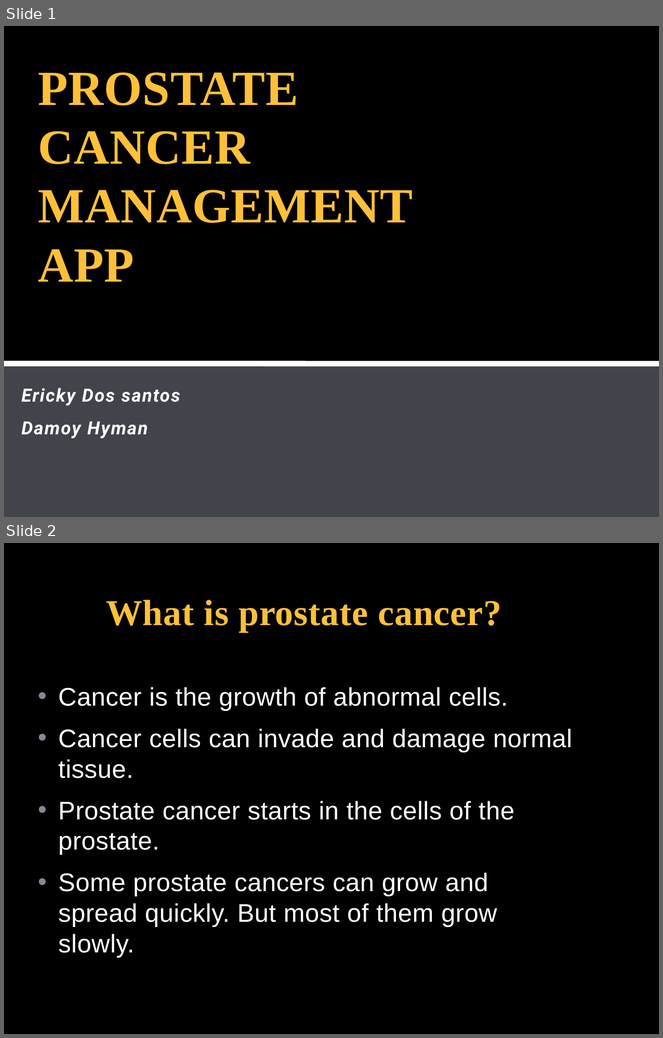
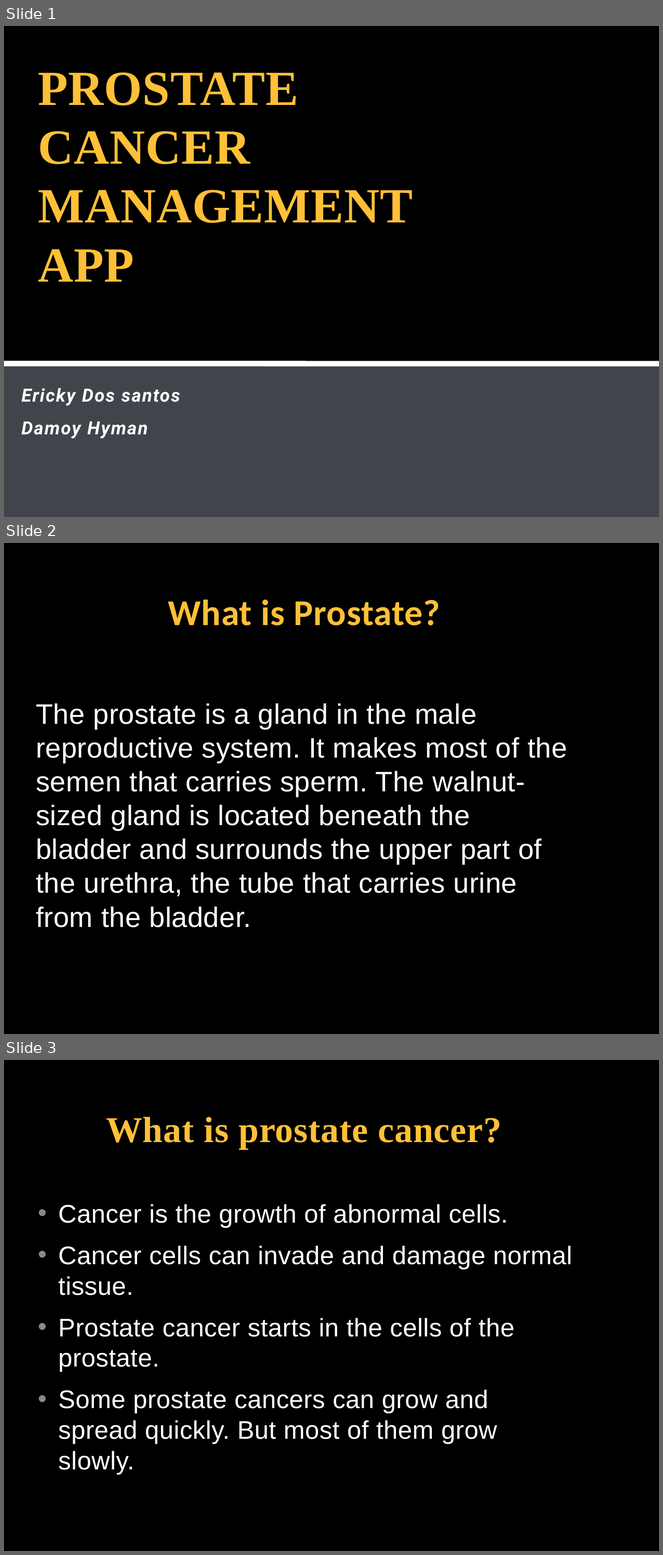
Before and after one commit to FAUMobileWeb/Prostate-Cancer-Management, a slide deck: Presentation-and-Report/Presentation/PROSTATE CANCER MANAGEMENT APP.pptx. Shown one above the other, each under a label of ours: slides 1 and 2 before the commit, slides 1, 2 and 3 after it. The pictures are 663x1038 and 663x1555 pixels, drawn with LibreOffice and Linux fonts; fonts in the diff are those of the drawing; background and template pictures are left out. Boxes give left, top, right and bottom in pixels: in the first picture for what was removed or moved away, otherwise in the second. Text is boxed around its words. In the diff, an @@ line names an element or a change of style, - is before the commit and + after.

```diff
--- a/Presentation-and-Report/Presentation/PROSTATE CANCER MANAGEMENT APP.pptx
+++ b/Presentation-and-Report/Presentation/PROSTATE CANCER MANAGEMENT APP.pptx
@@ slide 2 added at (x1=4, y1=543, x2=659, y2=1034), background picture (left out); not listed: 1 template element that a slide beside it also shows @@
@@ title added at (x1=168, y1=600, x2=440, y2=626), 40 pt, text gradient #FFC038 to #D99503, bold @@
+What is Prostate?
@@ text added at (x1=36, y1=703, x2=567, y2=928), 31 pt, text #FFFFFF @@
+The prostate is a gland in the male reproductive system. It makes most of the semen that carries sperm. The walnut-sized gland is located beneath the bladder and surrounds the upper part of the urethra, the tube that carries urine from the bladder.
@@ what was slide 2 is now slide 3 @@
```
Also in this commit, not shown: 2 slides changed.
